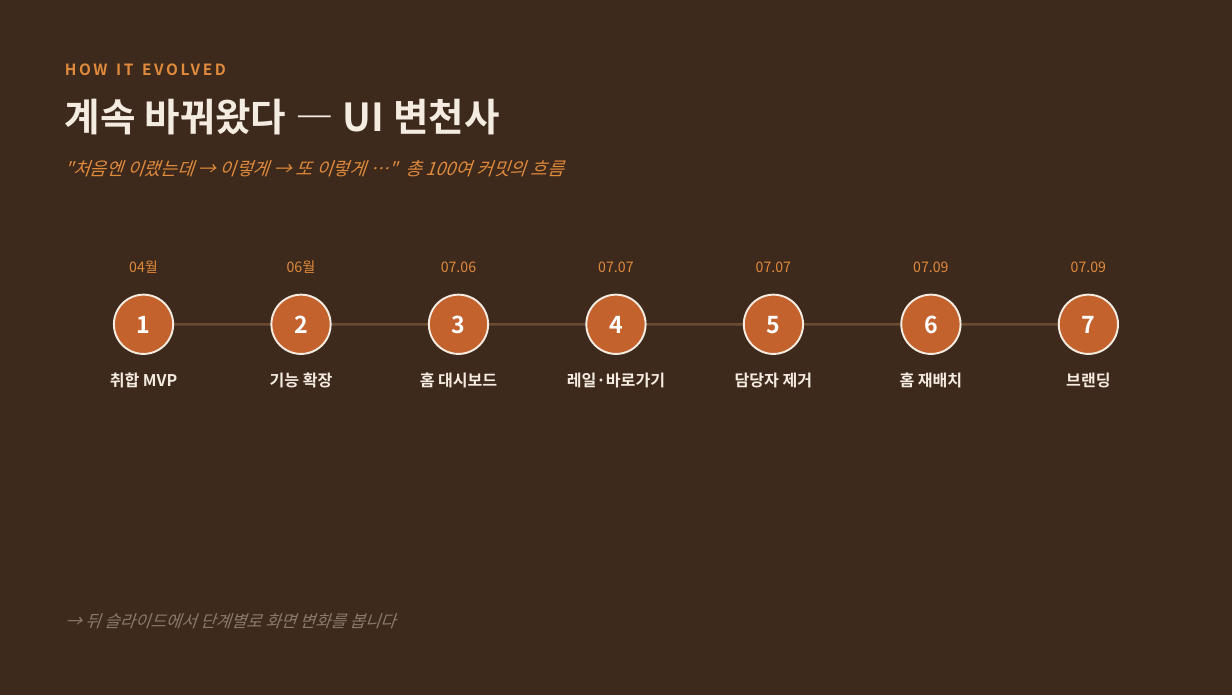
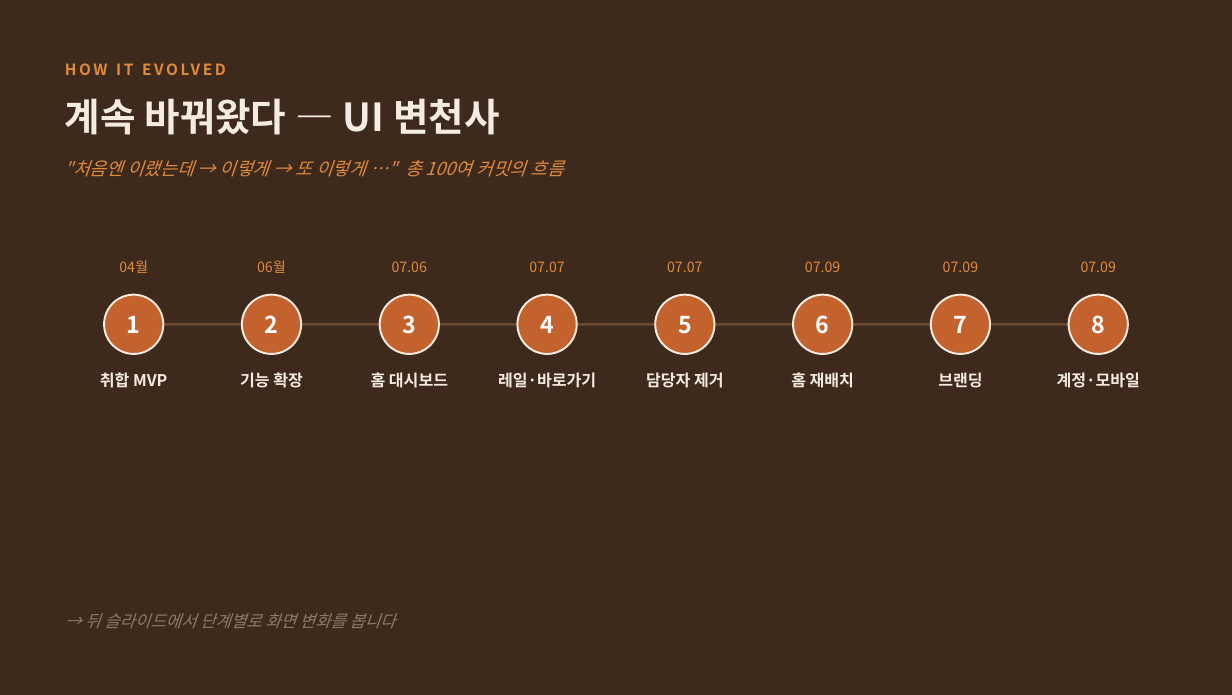
Before and after one commit to carerobot0001-pixel/carerobot-weekly-report, a slide deck: slide 5 of docs/dolbom_studio_소개.pptx. Drawn at 1232x695 pixels with LibreOffice and Linux fonts; fonts in the diff are those of the drawing. Boxes give left, top, right and bottom in pixels: in the first picture for what was removed or moved away, otherwise in the second. Text is boxed around its words. In the diff, an @@ line names an element or a change of style, - is before the commit and + after.

Commit message:
폰 문제 2건 수정 + 문서 갱신
- 자동 로그인: Safari에서 앱 iframe의 localStorage 접근 불가 → localStorage/버튼/체크박스 제거.
  로그인 유지는 ?uid&tok URL 토큰으로, '홈 화면에 추가'하면 자동 로그인(안내 문구 추가).
- 사업단 일정: 임베드 달력이 구글 로그인 벽을 띄움 → 서비스계정으로 읽은 '일정 목록'을 기본(누구나 보임),
  큰 달력(구글 임베드)은 접이식으로.
- docs: 설계 MD 전면 갱신(계정 로그인·브랜딩·모바일/PWA), 소개 PPT에 Stage 7·8 추가·재생성(14슬라이드).

```diff
--- a/docs/dolbom_studio_소개.pptx
+++ b/docs/dolbom_studio_소개.pptx
@@ text "04월": place and size @@
-text "04월" at [129,260,158,273]
+text "04월" at [119,260,148,273]
@@ text "06월": place and size @@
-text "06월" at [287,260,316,273]
+text "06월" at [257,260,286,273]
@@ text "07.06": place and size @@
-text "07.06" at [441,261,476,272]
+text "07.06" at [392,261,427,272]
@@ text "07.07": place and size @@
-text "07.07" at [598,261,633,272]
+text "07.07" at [529,261,564,272]
@@ text "07.07": place and size @@
-text "07.07" at [756,261,791,272]
+text "07.07" at [667,261,702,272]
@@ text "07.09": place and size @@
-text "07.09" at [913,261,948,272]
+text "07.09" at [805,261,840,272]
@@ text "07.09": place and size @@
-text "07.09" at [1071,261,1106,272]
+text "07.09" at [943,261,978,272]
@@ text added at [1081,261,1116,272], 11 pt, text #E08A3C @@
+07.09
@@ text "1": place and size @@
-text "1" at [137,316,151,333]
+text "1" at [127,316,141,333]
@@ ellipse: place and size @@
-ellipse at [114,295,173,354]
+ellipse at [104,295,163,354]
@@ text "2": place and size @@
-text "2" at [294,315,308,333]
+text "2" at [265,315,279,333]
@@ ellipse: place and size @@
-ellipse at [271,295,331,354]
+ellipse at [242,295,301,354]
@@ text "3": place and size @@
-text "3" at [452,315,466,334]
+text "3" at [402,315,416,334]
@@ ellipse: place and size @@
-ellipse at [429,295,488,354]
+ellipse at [380,295,439,354]
@@ text "4": place and size @@
-text "4" at [609,316,623,333]
+text "4" at [540,316,554,333]
@@ ellipse: place and size @@
-ellipse at [586,295,646,354]
+ellipse at [518,295,577,354]
@@ text "5": place and size @@
-text "5" at [767,316,781,334]
+text "5" at [678,316,692,334]
@@ ellipse: place and size @@
-ellipse at [744,295,803,354]
+ellipse at [655,295,714,354]
@@ text "6": place and size @@
-text "6" at [924,315,938,334]
+text "6" at [816,315,830,334]
@@ ellipse: place and size @@
-ellipse at [901,295,961,354]
+ellipse at [793,295,852,354]
@@ text "7": place and size @@
-text "7" at [1082,316,1096,333]
+text "7" at [954,316,968,333]
@@ ellipse: place and size @@
-ellipse at [1059,295,1118,354]
+ellipse at [931,295,990,354]
@@ ellipse added at [1069,295,1128,354], fill #C4622D, outline #F4EBE1 1.5 pt @@
@@ line moved from (144, 324) - (1088, 324) to (133, 324) - (1099, 324) @@
@@ text added at [1091,315,1105,334], 18 pt, text #FFFFFF, bold @@
+8
@@ text "취합 MVP": place and size @@
-text "취합 MVP" at [110,372,177,388]
+text "취합 MVP" at [100,372,167,388]
@@ text "기능 확장": place and size @@
-text "기능 확장" at [270,372,333,388]
+text "기능 확장" at [240,372,303,388]
@@ text "홈 대시보드": place and size @@
-text "홈 대시보드" at [420,370,497,391]
+text "홈 대시보드" at [371,370,448,391]
@@ text "레일·바로가기": place and size @@
-text "레일·바로가기" at [567,372,665,388]
+text "레일·바로가기" at [498,372,596,388]
@@ text "담당자 제거": place and size @@
-text "담당자 제거" at [735,372,813,388]
+text "담당자 제거" at [646,372,724,388]
@@ text "홈 재배치": place and size @@
-text "홈 재배치" at [900,370,962,391]
+text "홈 재배치" at [791,370,854,391]
@@ text "브랜딩": place and size @@
-text "브랜딩" at [1066,372,1110,388]
+text "브랜딩" at [938,372,982,388]
@@ text added at [1057,372,1140,388], 12.5 pt, text #F4EBE1, bold @@
+계정·모바일
```
Also in this commit, not shown: 3 other slides changed, 1 slide added, 4 other files.
